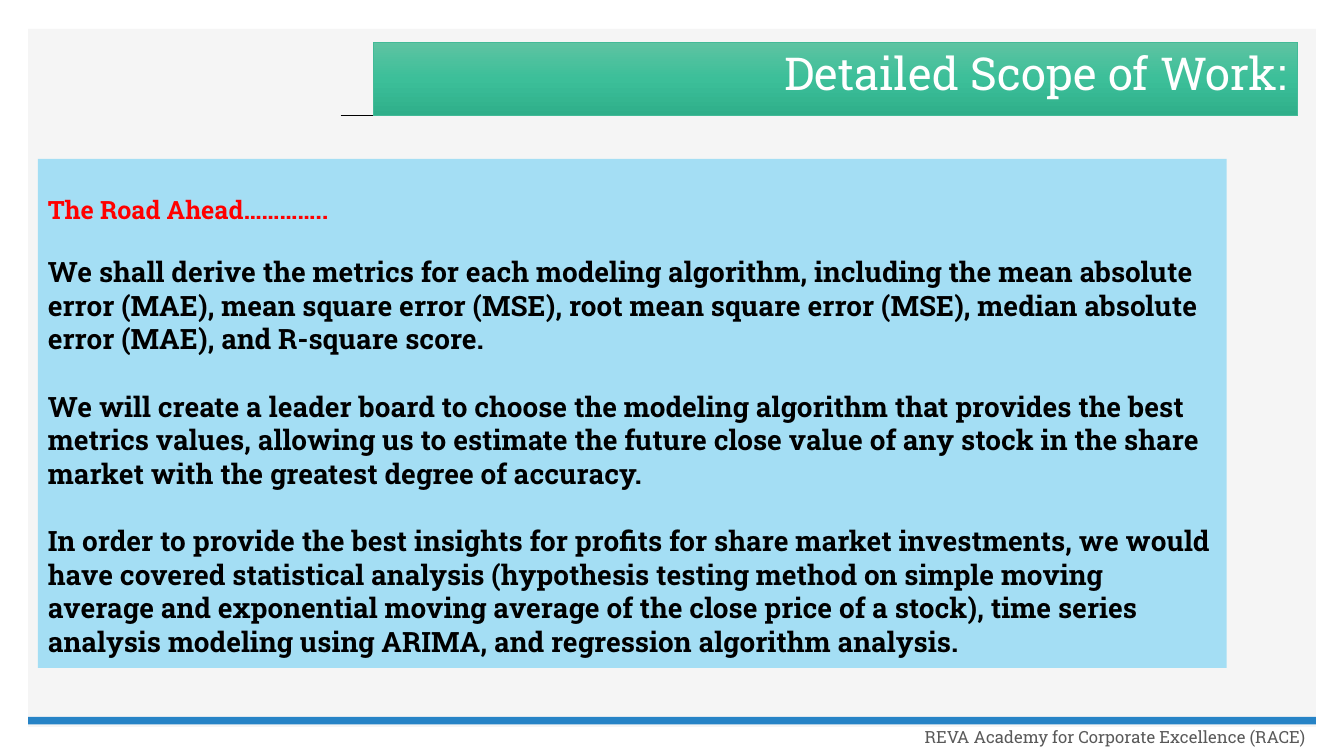
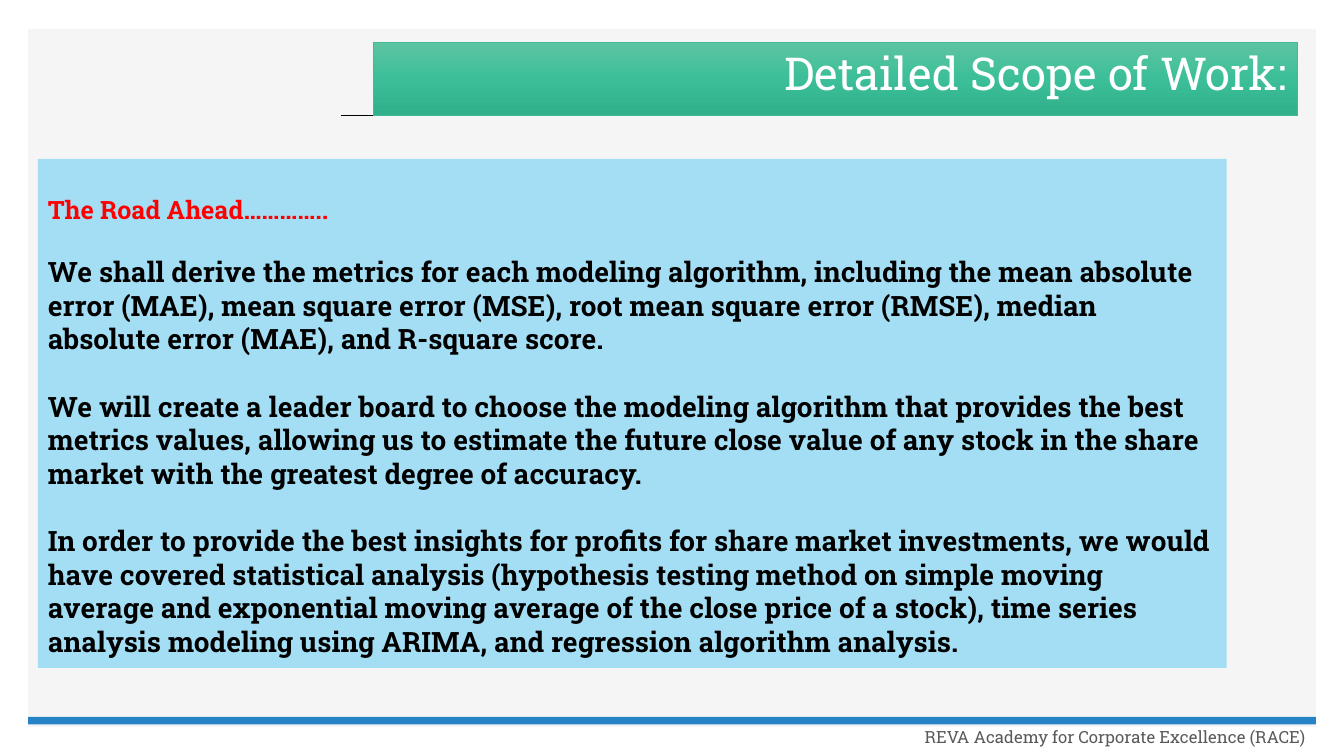
Before and after one commit to Embedded-org/ACCOMPLISHMENTS, a slide deck: slide 19 of RACE CAPSTONE PROJECT1/MBA_THIRD TRIMESTER_Capstone Project Abstract.pptx. Drawn at 1344x756 pixels with LibreOffice and Linux fonts; fonts in the diff are those of the drawing; background and template pictures are left out. Boxes give left, top, right and bottom in pixels: in the first picture for what was removed or moved away, otherwise in the second. Text is boxed around its words. In the diff, an @@ line names an element or a change of style, - is before the commit and + after.

Commit message:
committing 11 Modeling REGRESSION ALGOS

```diff
--- a/RACE CAPSTONE PROJECT1/MBA_THIRD TRIMESTER_Capstone Project Abstract.pptx
+++ b/RACE CAPSTONE PROJECT1/MBA_THIRD TRIMESTER_Capstone Project Abstract.pptx
@@ text in rectangle at [48, 260, 1193, 355]: text changed @@
-We shall derive the metrics for each modeling algorithm, including the mean absolute error (MAE), mean square error (MSE), root mean square error (MSE), median absolute error (MAE), and R-square score.
+We shall derive the metrics for each modeling algorithm, including the mean absolute error (MAE), mean square error (MSE), root mean square error (RMSE), median absolute error (MAE), and R-square score.
```
Also in this commit, not shown: 1 other slide changed, 5 other files.
